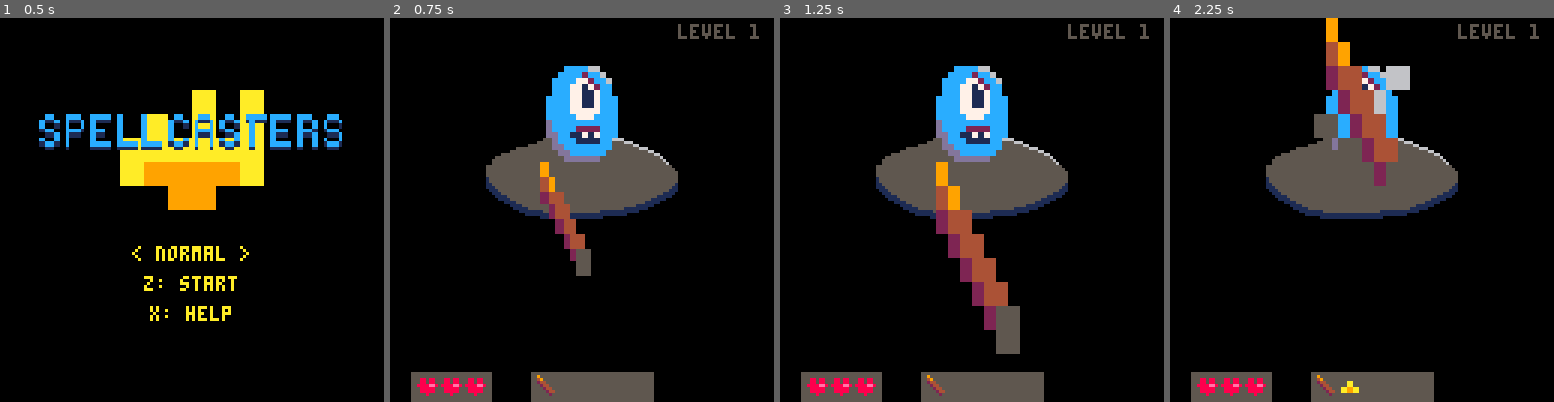
Above: before the commit, frames 1-4 (left to right).
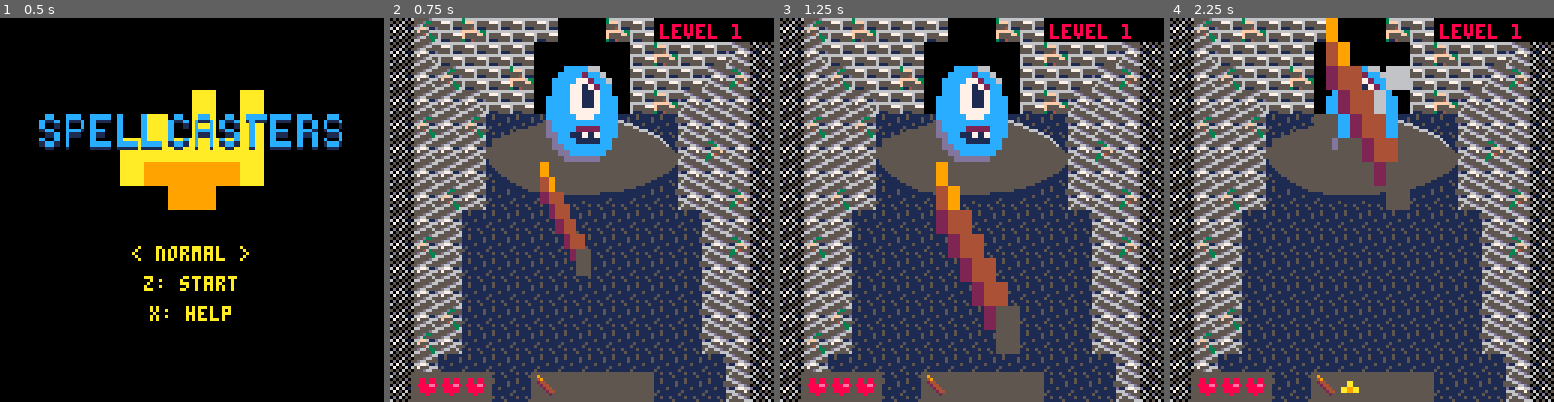
Above: after the commit, the same moments.

Repository: Alamantus/SpellCasters
Game: PICO-8 cartridge spellcasters.p8
Same seed, same stepped clock (60 frames per second), same inputs: the game is played once before the commit and once after it.
Inputs:
- Up to frame 1 (0.5 s): tap X (X key) at 0.33 s
- Up to frame 2 (0.75 s): tap O (Z key) at 0.7 s
- Up to frame 3 (1.25 s): tap X (X key) at 1.07 s
- Up to frame 4 (2.25 s): hold Right 1.6-2.1 s; tap O (Z key) at 1.7, 2.1 s; tap X (X key) at 1.85 s; hold Up from 2.15 s (still down)

Frame 1 is identical in both runs. In frame 2, 75% of the frame differs, in the area x 0-100%, y 0-100%; in frame 3, 72%; in frame 4, 75%.

Commit message:
Added Background.

Diff:
--- a/spellcasters.p8
+++ b/spellcasters.p8
@@ -1,5 +1,5 @@
 pico-8 cartridge // http://www.pico-8.com
-version 4
+version 5
 __lua__
 --spellcasters (v 0.7.2)
 --by alamantus gamedev
@@ -422,7 +422,8 @@
  end
 end
 function drawplay()
- map(0,0,32,36,8,4)
+ map(8,0,0,0,16,16)
+ map(0,0,32,30,8,4)
  monsters.draw()
 
  if spells.fire.cast then
@@ -450,8 +451,8 @@
   spells.draw(spells.rock,1,28)
  end
 
- print("level",roomsizex-32,2)
- print(monsters.level+1,roomsizex-8,2)
+ print("level",roomsizex-38,2,8)
+ print(monsters.level+1,roomsizex-14,2,8)
 end
 function drawgameover()
   sspr(0,48,48,8,13,32,110,12)
@@ -640,165 +641,165 @@
 0000000000000000000000000000000000000000000000000000000000000000000000000000000000000000000000000000000000000000000000000000000000000000000000000000000000000000000000000000000000000000000000000000000000000000000000000000000000000000000000000000000000000000
 0000000000000000000000000000000000000000000000000000000000000000000000000000000000000000000000000000000000000000000000000000000000000000000000000000000000000000000000000000000000000000000000000000000000000000000000000000000000000000000000000000000000000000
 __map__
-8081828384858687000000000000000000000000000000000000000000000000000000000000000000000000000000000000000000000000000000000000000000000000000000000000000000000000000000000000000000000000000000000000000000000000000000000000000000000000000000000000000000000000
-9091929394959697000000000000000000000000000000000000000000000000000000000000000000000000000000000000000000000000000000000000000000000000000000000000000000000000000000000000000000000000000000000000000000000000000000000000000000000000000000000000000000000000
-a0a1a2a3a4a5a6a7000000000000000000000000000000000000000000000000000000000000000000000000000000000000000000000000000000000000000000000000000000000000000000000000000000000000000000000000000000000000000000000000000000000000000000000000000000000000000000000000
-b0b1b2b3b4b5b6b7000000000000000000000000000000000000000000000000000000000000000000000000000000000000000000000000000000000000000000000000000000000000000000000000000000000000000000000000000000000000000000000000000000000000000000000000000000000000000000000000
-0000000000000000000000000000000000000000000000000000000000000000000000000000000000000000000000000000000000000000000000000000000000000000000000000000000000000000000000000000000000000000000000000000000000000000000000000000000000000000000000000000000000000000
-0000000000000000000000000000000000000000000000000000000000000000000000000000000000000000000000000000000000000000000000000000000000000000000000000000000000000000000000000000000000000000000000000000000000000000000000000000000000000000000000000000000000000000
-0000000000000000000000000000000000000000000000000000000000000000000000000000000000000000000000000000000000000000000000000000000000000000000000000000000000000000000000000000000000000000000000000000000000000000000000000000000000000000000000000000000000000000
-0000000000000000000000000000000000000000000000000000000000000000000000000000000000000000000000000000000000000000000000000000000000000000000000000000000000000000000000000000000000000000000000000000000000000000000000000000000000000000000000000000000000000000
-0000000000000000000000000000000000000000000000000000000000000000000000000000000000000000000000000000000000000000000000000000000000000000000000000000000000000000000000000000000000000000000000000000000000000000000000000000000000000000000000000000000000000000
-0000000000000000000000000000000000000000000000000000000000000000000000000000000000000000000000000000000000000000000000000000000000000000000000000000000000000000000000000000000000000000000000000000000000000000000000000000000000000000000000000000000000000000
-0000000000000000000000000000000000000000000000000000000000000000000000000000000000000000000000000000000000000000000000000000000000000000000000000000000000000000000000000000000000000000000000000000000000000000000000000000000000000000000000000000000000000000
-0000000000000000000000000000000000000000000000000000000000000000000000000000000000000000000000000000000000000000000000000000000000000000000000000000000000000000000000000000000000000000000000000000000000000000000000000000000000000000000000000000000000000000
-0000000000000000000000000000000000000000000000000000000000000000000000000000000000000000000000000000000000000000000000000000000000000000000000000000000000000000000000000000000000000000000000000000000000000000000000000000000000000000000000000000000000000000
-0000000000000000000000000000000000000000000000000000000000000000000000000000000000000000000000000000000000000000000000000000000000000000000000000000000000000000000000000000000000000000000000000000000000000000000000000000000000000000000000000000000000000000
-0000000000000000000000000000000000000000000000000000000000000000000000000000000000000000000000000000000000000000000000000000000000000000000000000000000000000000000000000000000000000000000000000000000000000000000000000000000000000000000000000000000000000000
-0000000000000000000000000000000000000000000000000000000000000000000000000000000000000000000000000000000000000000000000000000000000000000000000000000000000000000000000000000000000000000000000000000000000000000000000000000000000000000000000000000000000000000
-0000000000000000000000000000000000000000000000000000000000000000000000000000000000000000000000000000000000000000000000000000000000000000000000000000000000000000000000000000000000000000000000000000000000000000000000000000000000000000000000000000000000000000
-0000000000000000000000000000000000000000000000000000000000000000000000000000000000000000000000000000000000000000000000000000000000000000000000000000000000000000000000000000000000000000000000000000000000000000000000000000000000000000000000000000000000000000
-0000000000000000000000000000000000000000000000000000000000000000000000000000000000000000000000000000000000000000000000000000000000000000000000000000000000000000000000000000000000000000000000000000000000000000000000000000000000000000000000000000000000000000
-0000000000000000000000000000000000000000000000000000000000000000000000000000000000000000000000000000000000000000000000000000000000000000000000000000000000000000000000000000000000000000000000000000000000000000000000000000000000000000000000000000000000000000
-0000000000000000000000000000000000000000000000000000000000000000000000000000000000000000000000000000000000000000000000000000000000000000000000000000000000000000000000000000000000000000000000000000000000000000000000000000000000000000000000000000000000000000
-0000000000000000000000000000000000000000000000000000000000000000000000000000000000000000000000000000000000000000000000000000000000000000000000000000000000000000000000000000000000000000000000000000000000000000000000000000000000000000000000000000000000000000
-0000000000000000000000000000000000000000000000000000000000000000000000000000000000000000000000000000000000000000000000000000000000000000000000000000000000000000000000000000000000000000000000000000000000000000000000000000000000000000000000000000000000000000
-0000000000000000000000000000000000000000000000000000000000000000000000000000000000000000000000000000000000000000000000000000000000000000000000000000000000000000000000000000000000000000000000000000000000000000000000000000000000000000000000000000000000000000
-0000000000000000000000000000000000000000000000000000000000000000000000000000000000000000000000000000000000000000000000000000000000000000000000000000000000000000000000000000000000000000000000000000000000000000000000000000000000000000000000000000000000000000
-0000000000000000000000000000000000000000000000000000000000000000000000000000000000000000000000000000000000000000000000000000000000000000000000000000000000000000000000000000000000000000000000000000000000000000000000000000000000000000000000000000000000000000
-0000000000000000000000000000000000000000000000000000000000000000000000000000000000000000000000000000000000000000000000000000000000000000000000000000000000000000000000000000000000000000000000000000000000000000000000000000000000000000000000000000000000000000
-0000000000000000000000000000000000000000000000000000000000000000000000000000000000000000000000000000000000000000000000000000000000000000000000000000000000000000000000000000000000000000000000000000000000000000000000000000000000000000000000000000000000000000
-0000000000000000000000000000000000000000000000000000000000000000000000000000000000000000000000000000000000000000000000000000000000000000000000000000000000000000000000000000000000000000000000000000000000000000000000000000000000000000000000000000000000000000
-0000000000000000000000000000000000000000000000000000000000000000000000000000000000000000000000000000000000000000000000000000000000000000000000000000000000000000000000000000000000000000000000000000000000000000000000000000000000000000000000000000000000000000
-0000000000000000000000000000000000000000000000000000000000000000000000000000000000000000000000000000000000000000000000000000000000000000000000000000000000000000000000000000000000000000000000000000000000000000000000000000000000000000000000000000000000000000
-0000000000000000000000000000000000000000000000000000000000000000000000000000000000000000000000000000000000000000000000000000000000000000000000000000000000000000000000000000000000000000000000000000000000000000000000000000000000000000000000000000000000000000
-…(130 lines of a section not shown)…
+80818283848586879b9a898a89898980808a8980808080800000000000000000000000000000000000000000000000000000000000000000000000000000000000000000000000000000000000000000000000000000000000000000000000000000000000000000000000000000000000000000000000000000000000000000
+90919293949596979b998989898980808080898a8989a9ab0000000000000000000000000000000000000000000000000000000000000000000000000000000000000000000000000000000000000000000000000000000000000000000000000000000000000000000000000000000000000000000000000000000000000000
+a0a1a2a3a4a5a6a79b999a89898a80808080898989a9aaab0000000000000000000000000000000000000000000000000000000000000000000000000000000000000000000000000000000000000000000000000000000000000000000000000000000000000000000000000000000000000000000000000000000000000000
+b0b1b2b3b4b5b6b79b999999898980808080898aa9a9a9ab0000000000000000000000000000000000000000000000000000000000000000000000000000000000000000000000000000000000000000000000000000000000000000000000000000000000000000000000000000000000000000000000000000000000000000
+00000000000000009b9a999a8888888888888888a9a9a9ab0000000000000000000000000000000000000000000000000000000000000000000000000000000000000000000000000000000000000000000000000000000000000000000000000000000000000000000000000000000000000000000000000000000000000000
+00000000000000009b9999998888888888888888a9aaa9ab0000000000000000000000000000000000000000000000000000000000000000000000000000000000000000000000000000000000000000000000000000000000000000000000000000000000000000000000000000000000000000000000000000000000000000
+00000000000000009b9999998888888888888888a9a9a9ab0000000000000000000000000000000000000000000000000000000000000000000000000000000000000000000000000000000000000000000000000000000000000000000000000000000000000000000000000000000000000000000000000000000000000000
+00000000000000009b999a998888888888888888a9a9aaab0000000000000000000000000000000000000000000000000000000000000000000000000000000000000000000000000000000000000000000000000000000000000000000000000000000000000000000000000000000000000000000000000000000000000000
+00000000000000009b999988888888888888888888a9a9ab0000000000000000000000000000000000000000000000000000000000000000000000000000000000000000000000000000000000000000000000000000000000000000000000000000000000000000000000000000000000000000000000000000000000000000
+00000000000000009b9a9988888888888888888888a9aaab0000000000000000000000000000000000000000000000000000000000000000000000000000000000000000000000000000000000000000000000000000000000000000000000000000000000000000000000000000000000000000000000000000000000000000
+00000000000000009b999988888888888888888888a9a9ab0000000000000000000000000000000000000000000000000000000000000000000000000000000000000000000000000000000000000000000000000000000000000000000000000000000000000000000000000000000000000000000000000000000000000000
+00000000000000009b999988888888888888888888a9a9ab0000000000000000000000000000000000000000000000000000000000000000000000000000000000000000000000000000000000000000000000000000000000000000000000000000000000000000000000000000000000000000000000000000000000000000
+00000000000000009b999a88888888888888888888a9a9ab0000000000000000000000000000000000000000000000000000000000000000000000000000000000000000000000000000000000000000000000000000000000000000000000000000000000000000000000000000000000000000000000000000000000000000
+00000000000000009b9a9988888888888888888888a9a9ab0000000000000000000000000000000000000000000000000000000000000000000000000000000000000000000000000000000000000000000000000000000000000000000000000000000000000000000000000000000000000000000000000000000000000000
+00000000000000009b99888888888888888888888888a9ab0000000000000000000000000000000000000000000000000000000000000000000000000000000000000000000000000000000000000000000000000000000000000000000000000000000000000000000000000000000000000000000000000000000000000000
+00000000000000009b99888888888888888888888888a9ab0000000000000000000000000000000000000000000000000000000000000000000000000000000000000000000000000000000000000000000000000000000000000000000000000000000000000000000000000000000000000000000000000000000000000000
+0000000000000000000000000000000000000000000000000000000000000000000000000000000000000000000000000000000000000000000000000000000000000000000000000000000000000000000000000000000000000000000000000000000000000000000000000000000000000000000000000000000000000000
+0000000000000000000000000000000000000000000000000000000000000000000000000000000000000000000000000000000000000000000000000000000000000000000000000000000000000000000000000000000000000000000000000000000000000000000000000000000000000000000000000000000000000000
+0000000000000000000000000000000000000000000000000000000000000000000000000000000000000000000000000000000000000000000000000000000000000000000000000000000000000000000000000000000000000000000000000000000000000000000000000000000000000000000000000000000000000000
+0000000000000000000000000000000000000000000000000000000000000000000000000000000000000000000000000000000000000000000000000000000000000000000000000000000000000000000000000000000000000000000000000000000000000000000000000000000000000000000000000000000000000000
+0000000000000000000000000000000000000000000000000000000000000000000000000000000000000000000000000000000000000000000000000000000000000000000000000000000000000000000000000000000000000000000000000000000000000000000000000000000000000000000000000000000000000000
+0000000000000000000000000000000000000000000000000000000000000000000000000000000000000000000000000000000000000000000000000000000000000000000000000000000000000000000000000000000000000000000000000000000000000000000000000000000000000000000000000000000000000000
+0000000000000000000000000000000000000000000000000000000000000000000000000000000000000000000000000000000000000000000000000000000000000000000000000000000000000000000000000000000000000000000000000000000000000000000000000000000000000000000000000000000000000000
+0000000000000000000000000000000000000000000000000000000000000000000000000000000000000000000000000000000000000000000000000000000000000000000000000000000000000000000000000000000000000000000000000000000000000000000000000000000000000000000000000000000000000000
+0000000000000000000000000000000000000000000000000000000000000000000000000000000000000000000000000000000000000000000000000000000000000000000000000000000000000000000000000000000000000000000000000000000000000000000000000000000000000000000000000000000000000000
+0000000000000000000000000000000000000000000000000000000000000000000000000000000000000000000000000000000000000000000000000000000000000000000000000000000000000000000000000000000000000000000000000000000000000000000000000000000000000000000000000000000000000000
+0000000000000000000000000000000000000000000000000000000000000000000000000000000000000000000000000000000000000000000000000000000000000000000000000000000000000000000000000000000000000000000000000000000000000000000000000000000000000000000000000000000000000000
+0000000000000000000000000000000000000000000000000000000000000000000000000000000000000000000000000000000000000000000000000000000000000000000000000000000000000000000000000000000000000000000000000000000000000000000000000000000000000000000000000000000000000000
+0000000000000000000000000000000000000000000000000000000000000000000000000000000000000000000000000000000000000000000000000000000000000000000000000000000000000000000000000000000000000000000000000000000000000000000000000000000000000000000000000000000000000000
+0000000000000000000000000000000000000000000000000000000000000000000000000000000000000000000000000000000000000000000000000000000000000000000000000000000000000000000000000000000000000000000000000000000000000000000000000000000000000000000000000000000000000000
+0000000000000000000000000000000000000000000000000000000000000000000000000000000000000000000000000000000000000000000000000000000000000000000000000000000000000000000000000000000000000000000000000000000000000000000000000000000000000000000000000000000000000000
+0000000000000000000000000000000000000000000000000000000000000000000000000000000000000000000000000000000000000000000000000000000000000000000000000000000000000000000000000000000000000000000000000000000000000000000000000000000000000000000000000000000000000000
+…(130 lines of a section not shown)…
Not shown, changed: 24 lines of the sprite sheet (__gfx__) section of spellcasters.p8
